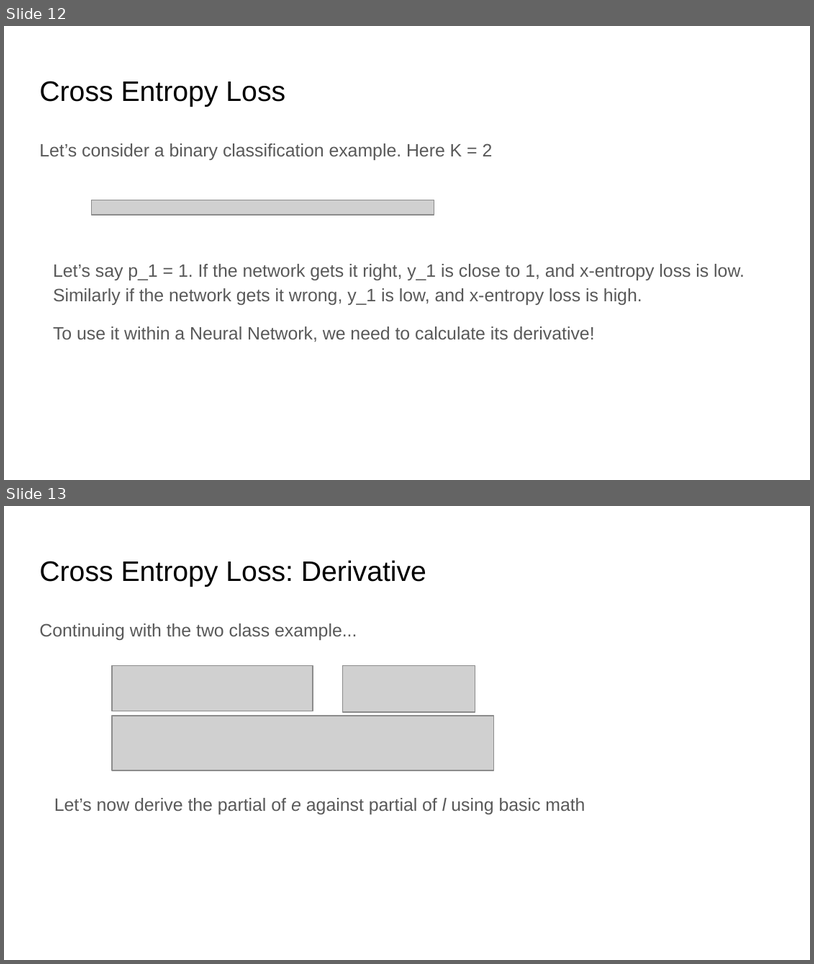
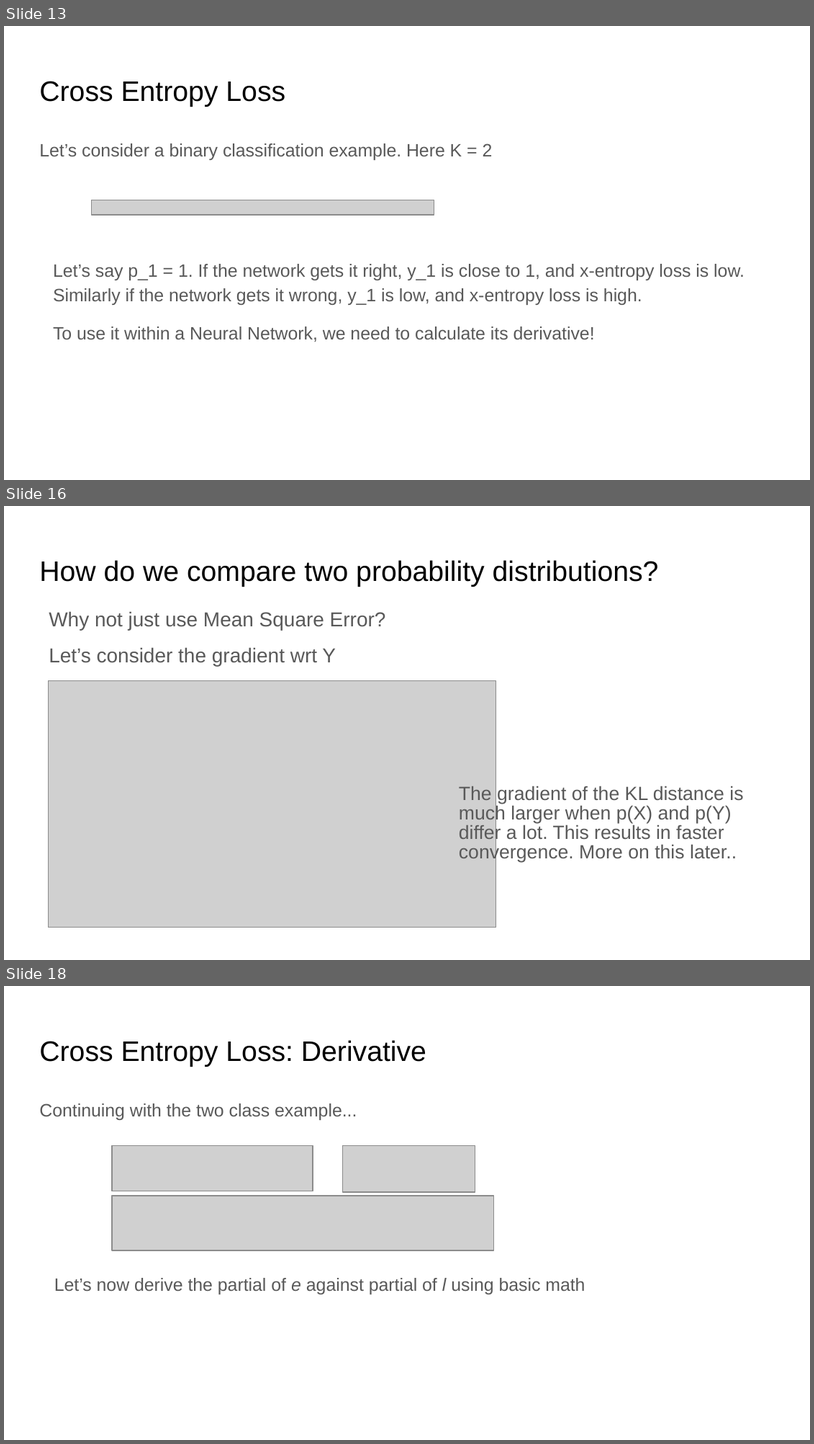
Before and after one commit to ankur6ue/deep-learning-course, a slide deck: class_3/deep_learning_course_class_3.pptx. Shown one above the other, each under a label of ours: slides 12 and 13 before the commit, slides 13, 16 and 18 after it; the slides between them are not shown. The pictures are 814x964 and 814x1444 pixels, drawn with LibreOffice and Linux fonts; fonts in the diff are those of the drawing; grey boxes stand for pictures. Boxes give left, top, right and bottom in pixels: in the first picture for what was removed or moved away, otherwise in the second. Text is boxed around its words. In the diff, an @@ line names an element or a change of style, - is before the commit and + after.

```diff
--- a/class_3/deep_learning_course_class_3.pptx
+++ b/class_3/deep_learning_course_class_3.pptx
@@ slide 16 added at [4, 506, 810, 960], background #FFFFFF @@
@@ title added at [39, 560, 659, 587], 25.2 pt, text #000000 @@
+How do we compare two probability distributions?
@@ text added at [49, 611, 386, 667], 18 pt, text #595959 @@
+Why not just use Mean Square Error?
+Let’s consider the gradient wrt Y
@@ picture added at [49, 680, 496, 927] @@
@@ text added at [459, 785, 743, 862], 17.2 pt, text #595959 @@
+The gradient of the KL distance is much larger when p(X) and p(Y) differ a lot. This results in faster convergence. More on this later..
@@ what was slide 12 is now slide 13 @@
@@ what was slide 13 is now slide 18 @@
```
Also in this commit, not shown: 2 slides changed, 5 other slides added, 8 other files.
